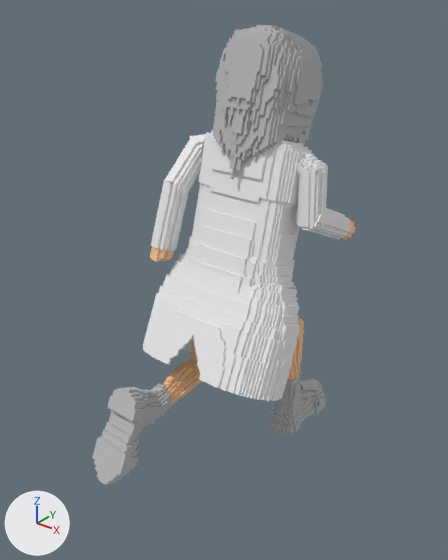
An edit to the glTF model Assets/Resources/Character_GLB/CharacterRig.glb, drawn before and after from the same camera.
The view is the same before and after, from a 50 mm lens placed at (148.0, -197.0, 152.0), pointed at (-4.0, -7.0, 34.0). Every picture has the same lights, and +X, +Y and +Z are marked at lower left. Both versions are drawn at frame 10 of the action 'Run'; the numbers are the values there.

Before the edit, the objects in view are built like this:
```python
ob_center_global = bpy.data.objects.new('Center-Global', None)
ob_center_global.parent = ob_controlbox_global
ob_center_global.location = (0.0, 0.0, 15.0)
ob_center_global.rotation_euler = (0.0, 0.0, -3.142)  # degrees (0, 0, -180)
ob_cloth_global = bpy.data.objects.new('Cloth-Global', None)
ob_cloth_global.parent = ob_body_global
ob_cloth_global.location = (0.0, 14.63, -5.118)
ob_cloth_global.rotation_euler = (-0.175, 0.0, 0.0)  # degrees (-10, 0, 0)
ob_leftarm1_global = bpy.data.objects.new('LeftArm1-Global', None)
ob_leftarm1_global.parent = ob_leftarm2_global
ob_leftarm1_global.location = (4.362, -3.897, -26.79)
ob_leftarm1_global.rotation_euler = (0.524, 0.0, 0.0)  # degrees (30, 0, 0)
ob_leftarm2_global = bpy.data.objects.new('LeftArm2-Global', None)
ob_leftarm2_global.parent = ob_body_global
ob_leftarm2_global.location = (23.41, -4.576, 55.46)
ob_leftarm2_global.rotation_euler = (-0.524, -0.0873, 0.0)  # degrees (-30, -5, 0)
ob_leftfoot_global = bpy.data.objects.new('LeftFoot-Global', None)
ob_leftfoot_global.parent = ob_leftleg1_global
ob_leftfoot_global.location = (0.085, -0.137, -36.06)
ob_leftfoot_global.rotation_euler = (-0.524, 0.0, 0.0)  # degrees (-30, 0, 0)
ob_leftleg2_global = bpy.data.objects.new('LeftLeg2-Global', None)
ob_leftleg2_global.parent = ob_center_global
ob_leftleg2_global.location = (13.5, -1.994, -0.524)
ob_leftleg2_global.rotation_euler = (-0.436, 0.0, 0.0)  # degrees (-25, 0, 0)
ob_rightarm1_global = bpy.data.objects.new('RightArm1-Global', None)
ob_rightarm1_global.parent = ob_rightarm2_global
ob_rightarm1_global.location = (-4.062, -4.122, -26.84)
ob_rightarm1_global.rotation_euler = (1.222, 0.0, 0.0)  # degrees (70, 0, 0)
ob_rightarm1_local = bpy.data.objects.new('RightArm1-Local', me_content_11__mesh)
ob_rightarm1_local.parent = ob_rightarm1_global
ob_rightarm1_local.location = (0.0448, 4.132, -14.17)
ob_rightarm2_global = bpy.data.objects.new('RightArm2-Global', None)
ob_rightarm2_global.parent = ob_body_global
ob_rightarm2_global.location = (-22.47, -4.504, 55.51)
ob_rightarm2_global.rotation_euler = (0.175, 0.0873, 0.0)  # degrees (10, 5, 0)
# also in view: 'RightArm2-Local' at (28.0, 9.0, 77.0); 'Cloth-Local' at (-1.0, -11.0, 18.0); 'LeftArm2-Local' at (-29.0, 0.0, 80.0); 'LeftFoot-Local' at (-14.0, -58.0, -18.0); 'Body-Local' at (-1.0, 6.0, 64.0)
```
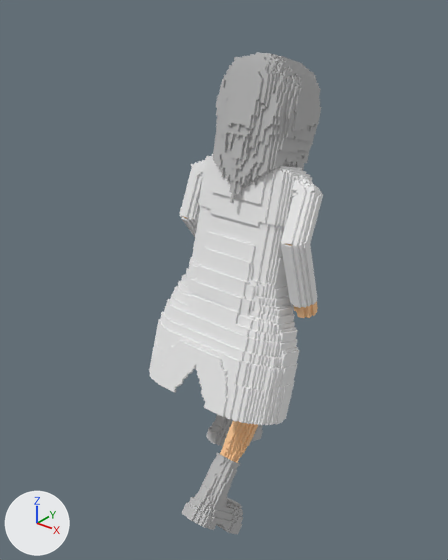
Not drawn themselves, but carrying or shaping drawn objects: ob_center_global, ob_cloth_global, ob_leftarm2_global, ob_leftarm1_global, ob_rightarm2_global, ob_rightarm1_global, ob_leftleg2_global, ob_leftfoot_global, ob_rightleg2_global, ob_rightleg1_global.

The change, as JSON lines over the scene's bpy script:
```json
{"op": "set", "path": "ob_center_global.location", "old": "(0.0, 0.0, 15.0)", "new": "(0.0, 0.0, 5.0)"}
{"op": "set", "path": "ob_cloth_global.rotation_euler", "old": "(-0.175, 0.0, 0.0)", "new": "(-0.0582, 0.0, 0.0)", "note": "degrees (-10, 0, 0) -> degrees (-3.3, 0, 0)"}
{"op": "set", "path": "ob_leftarm2_global.rotation_euler", "old": "(-0.524, -0.0873, 0.0)", "new": "(-0.0582, -0.0873, 0.0)", "note": "degrees (-30, -5, 0) -> degrees (-3.3, -5, 0)"}
{"op": "set", "path": "ob_leftarm1_global.rotation_euler", "old": "(0.524, 0.0, 0.0)", "new": "(0.989, 0.0, 0.0)", "note": "degrees (30, 0, 0) -> degrees (57, 0, 0)"}
{"op": "set", "path": "ob_rightarm2_global.rotation_euler", "old": "(0.175, 0.0873, 0.0)", "new": "(-0.291, 0.0873, 0.0)", "note": "degrees (10, 5, 0) -> degrees (-17, 5, 0)"}
{"op": "set", "path": "ob_rightarm1_global.rotation_euler", "old": "(1.222, 0.0, 0.0)", "new": "(0.756, 0.0, 0.0)", "note": "degrees (70, 0, 0) -> degrees (43, 0, 0)"}
{"op": "set", "path": "ob_leftleg2_global.rotation_euler", "old": "(-0.436, 0.0, 0.0)", "new": "(0.814, 0.0, 0.0)", "note": "degrees (-25, 0, 0) -> degrees (47, 0, 0)"}
{"op": "set", "path": "ob_leftfoot_global.rotation_euler", "old": "(-0.524, 0.0, 0.0)", "new": "(-0.175, 0.0, 0.0)", "note": "degrees (-30, 0, 0) -> degrees (-10, 0, 0)"}
{"op": "set", "path": "ob_rightleg2_global.rotation_euler", "old": "(1.047, 0.0, 0.0)", "new": "(-0.145, 0.0, 0.0)", "note": "degrees (60, 0, 0) -> degrees (-8.3, 0, 0)"}
{"op": "set", "path": "ob_rightleg1_global.rotation_euler", "old": "(-1.047, 0.0, 0.0)", "new": "(-0.64, 0.0, 0.0)", "note": "degrees (-60, 0, 0) -> degrees (-37, 0, 0)"}
```

Pixel boxes (x1, y1, x2, y2) of what changed, in the pictures (448 x 560 px):
```json
{"object": "Cloth-Local", "change": "moved, turned", "before": [143, 253, 300, 401], "after": [149, 280, 299, 425]}
{"object": "Body-Local", "change": "moved", "before": [182, 131, 314, 290], "after": [181, 154, 312, 317]}
{"object": "Head-Local", "change": "moved", "before": [213, 25, 323, 179], "after": [213, 52, 322, 203]}
{"object": "LeftFoot-Local", "change": "moved, turned", "before": [92, 387, 165, 485], "after": [206, 414, 263, 447]}
{"object": "RightFoot-Local", "change": "moved, turned", "before": [269, 379, 326, 435], "after": [182, 469, 243, 534]}
{"object": "RightArm2-Local", "change": "moved, turned", "before": [297, 152, 328, 227], "after": [281, 175, 323, 250]}
{"object": "RightArm1-Local", "change": "moved, turned", "before": [295, 208, 351, 240], "after": [280, 238, 317, 308]}
{"object": "RightLeg1-Local", "change": "moved, turned", "before": [284, 320, 304, 395], "after": [210, 420, 258, 481]}
{"object": "LeftArm1-Local", "change": "moved, turned", "before": [151, 180, 190, 251], "after": [179, 208, 199, 237]}
{"object": "LeftArm2-Local", "change": "moved, turned", "before": [165, 134, 205, 190], "after": [180, 160, 205, 220]}
{"object": "LeftLeg1-Local", "change": "moved, turned", "before": [149, 360, 203, 418], "on screen": "not visible afterwards"}
{"object": "RightHand-Local", "change": "moved, turned", "before": [340, 218, 356, 240], "after": [293, 301, 318, 318]}
{"object": "LeftHand-Local", "change": "moved, turned", "before": [150, 247, 174, 262], "on screen": "not visible afterwards"}
{"object": "LeftLeg2-Local", "change": "moved, turned", "before": [190, 341, 198, 365], "on screen": "not visible afterwards"}
{"object": "RightLeg2-Local", "change": "moved, turned", "before": [297, 318, 305, 339], "on screen": "not visible afterwards"}
```
